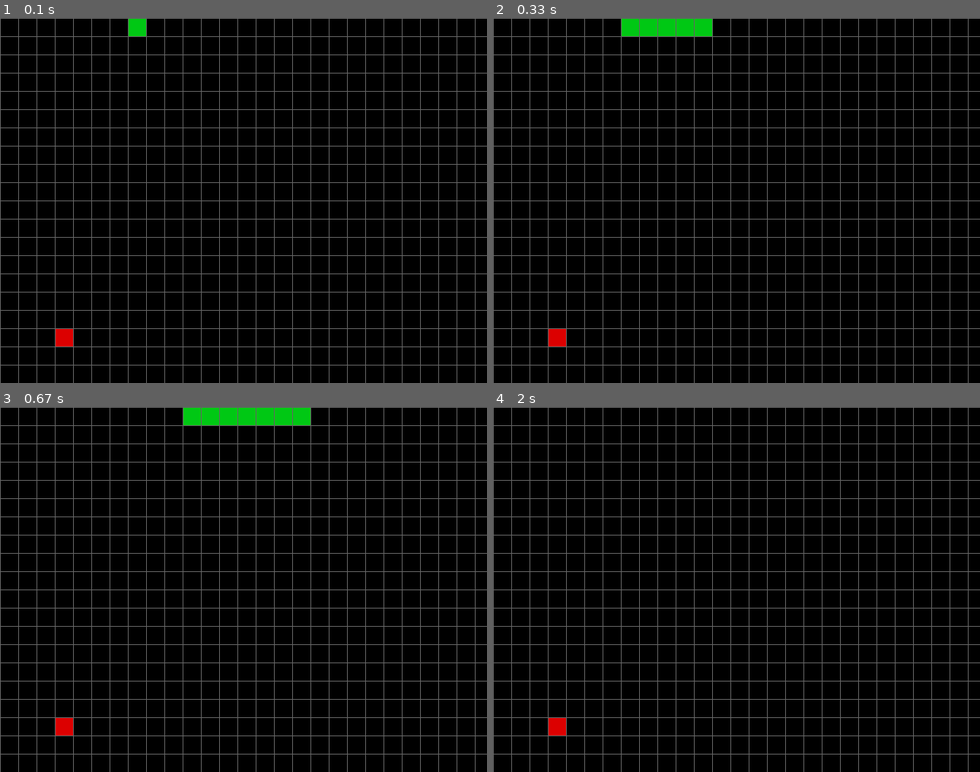
Above: before the commit, frames 1-4 (two rows, left to right).
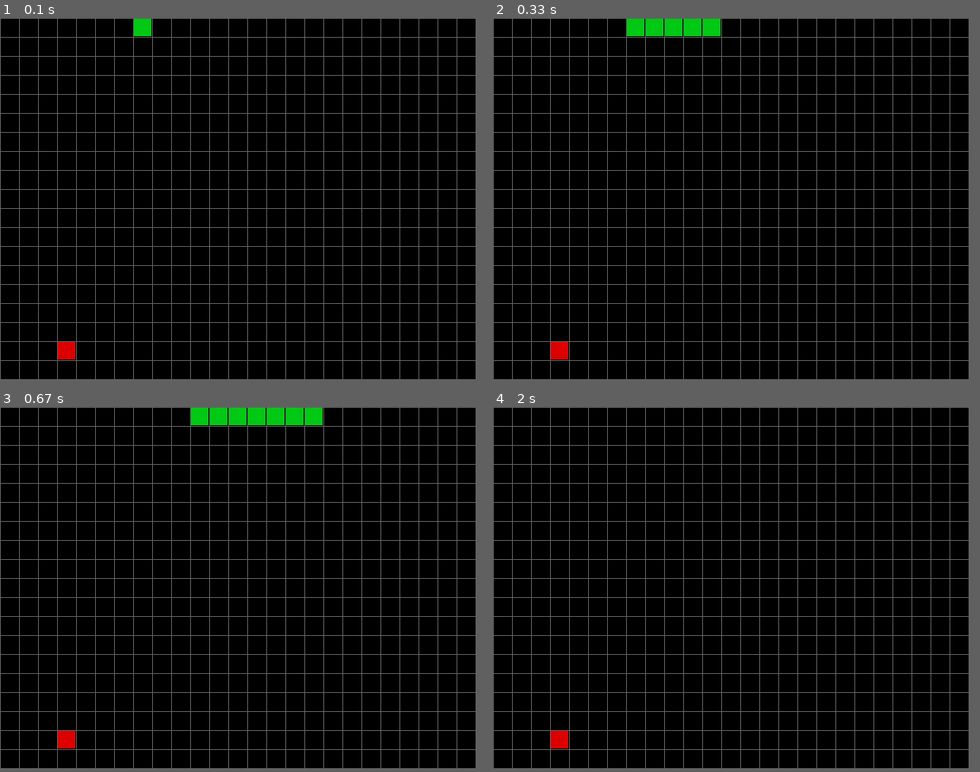
Above: after the commit, the same moments.

Repository: muertos/pygame-snake
Game: pygame game, started from main.py
The game is run twice, just before and just after one commit, with the same random seed, the same clock (stepped at 60 frames per second) and the same inputs.
Inputs:
- Up to frame 1 (0.1 s): no input
- Up to frame 2 (0.33 s): no input
- Up to frame 3 (0.67 s): no input
- Up to frame 4 (2 s): hold Up 0.83-1.3 s
The window is 640x480 before the commit and 626x476 after it. Grey fills any space a smaller window leaves; there, only what the larger window draws over its background counts as a difference.

The runs differ from the first frame. In frame 1, 15% of the frame differs, in the area x 0-100%, y 0-100%; in frame 2, 15%; in frame 3, 15%; in frame 4, 15%.

Commit message:
properly calculate where to draw cells. define max x and y

Diff:
--- a/grid.py
+++ b/grid.py
@@ -14,23 +14,25 @@
     self.matrix = [[0 for i in range(matrix_width)] for j in range(matrix_height)]
 
   def draw_grid(self, background, color: Tuple[int,int,int]):
-      for x in range(0, self.MAX_X, self.CELL_WIDTH):
+      for x in range(0, self.MAX_X, self.CELL_WIDTH + 1):
         pygame.draw.line(background, color, (0 + x, 0), (0 + x, self.MAX_Y))
-      for y in range(0, self.MAX_Y, self.CELL_WIDTH):
+        print(f"Line X: {x}")
+      for y in range(0, self.MAX_Y, self.CELL_WIDTH + 1):
         pygame.draw.line(background, color, (0, 0 + y), (self.MAX_X, 0 + y))
+        print(f"Line Y: {y}")
 
-  def draw_rgb_cell(self, background, x: int, y: int):
-    rand_color = (0,random.randrange(255),0)
-    pygame.draw.rect(background, rand_color, Rect(
-      x * self.CELL_WIDTH - self.CELL_WIDTH + 1,
-      y * self.CELL_WIDTH - self.CELL_WIDTH + 1,
+  def draw_cell(self, background, x: int, y: int, color: Tuple[int,int,int]):
+    pygame.draw.rect(background, color, Rect(
+      x * (self.CELL_WIDTH + 1) - self.CELL_WIDTH,
+      y * (self.CELL_WIDTH + 1) - self.CELL_WIDTH,
       self.CELL_WIDTH - 1,
       self.CELL_WIDTH - 1
       )
     )
 
-  def draw_cell(self, background, x: int, y: int, color: Tuple[int,int,int]):
-    pygame.draw.rect(background, color, Rect(
+  def draw_rgb_cell(self, background, x: int, y: int):
+    rand_color = (0,random.randrange(255),0)
+    pygame.draw.rect(background, rand_color, Rect(
       x * self.CELL_WIDTH - self.CELL_WIDTH + 1,
       y * self.CELL_WIDTH - self.CELL_WIDTH + 1,
       self.CELL_WIDTH - 1,
--- a/main.py
+++ b/main.py
@@ -17,8 +17,8 @@
   # VARIABLES
   #
 
-  SCREEN_WIDTH: int = 640
-  SCREEN_HEIGHT: int = 480
+  SCREEN_WIDTH: int = 626
+  SCREEN_HEIGHT: int = 476
   CELL_WIDTH: int = 24
 
   grid = Grid(SCREEN_WIDTH, SCREEN_HEIGHT, CELL_WIDTH)
@@ -52,6 +52,7 @@
       pos.insert(0, (x, i + 1))
     if delta_y == -1:
       pos.append((x, i + 1))
+  print(f"Initialized array: {pos}")
 
   # snakes eat apples
   apple_x = random.randrange(int(SCREEN_WIDTH / (CELL_WIDTH + 1)))
